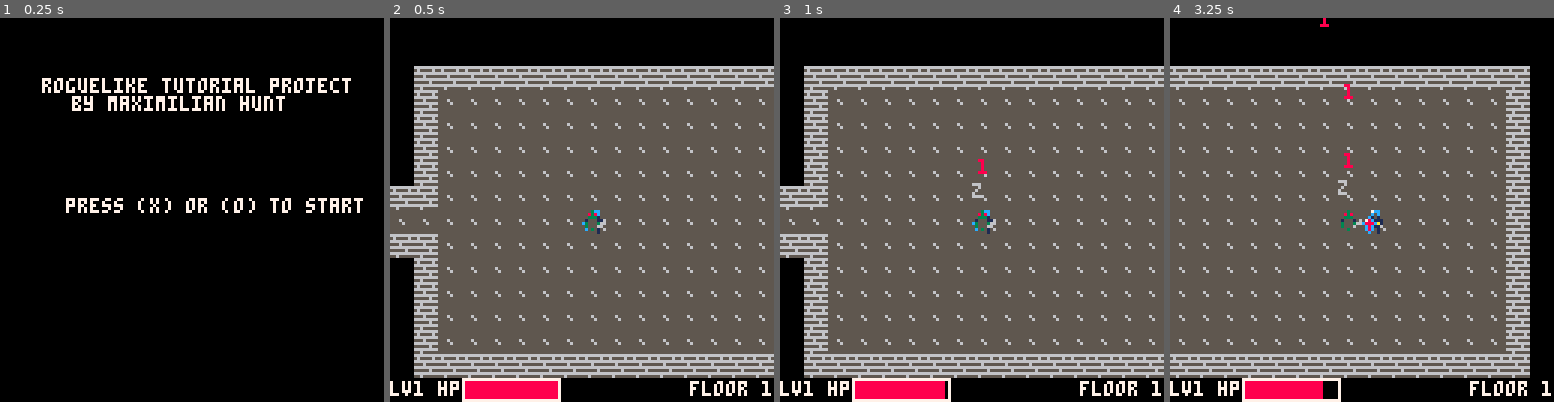
Above: before the commit, frames 1-4 (left to right).
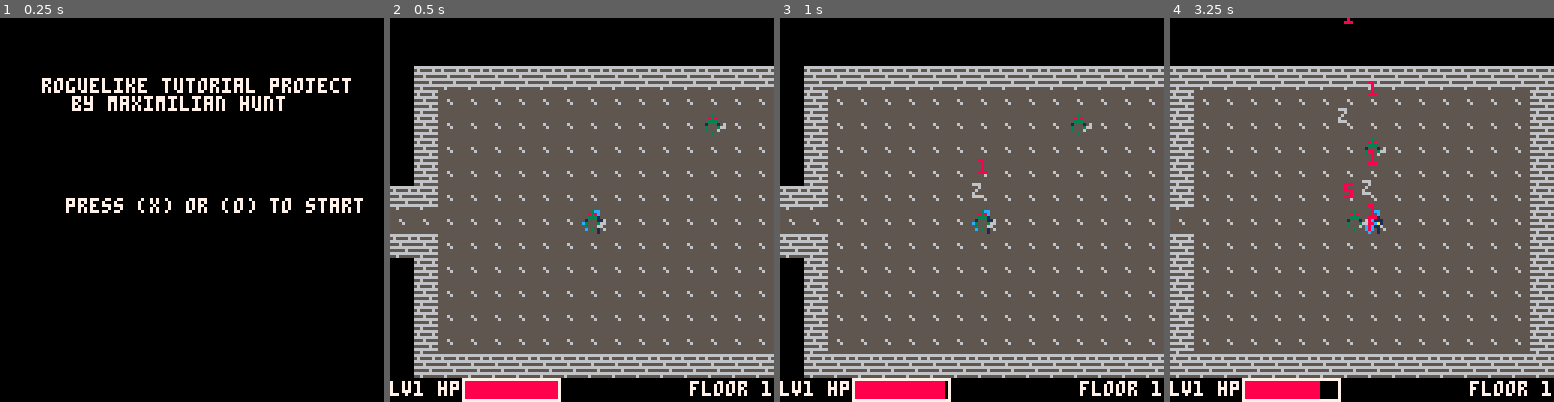
Above: after the commit, the same moments.

Repository: m-r-hunt/Pico-8-Carts
Game: PICO-8 cartridge rlt2021/cart.p8
Same seed, same stepped clock (60 frames per second), same inputs: the game is played once before the commit and once after it.
Inputs:
- Up to frame 1 (0.25 s): no input
- Up to frame 2 (0.5 s): tap X (X key) at 0.33 s
- Up to frame 3 (1 s): tap O (Z key) at 0.7 s
- Up to frame 4 (3.25 s): tap X (X key) at 1.07, 1.85, 2.97 s; hold Right 1.6-2.1 s; tap O (Z key) every 0.4 s from 1.7 to 2.9 s; hold Up 2.15-2.42 s; hold Right 2.47-3.03 s; hold Left from 3.08 s (still down)

Frame 1 is identical in both runs. In frame 2, 0.1% of the frame differs, in the area x 82-88%, y 25-31%; in frame 3, 0.1%; in frame 4, 10%, in the area x 0-100%, y 0-100%.

Commit message:
Vary weights by floor

Diff:
--- a/rlt2021/map.trm.lua
+++ b/rlt2021/map.trm.lua
@@ -110,12 +110,39 @@
 	end
 end
 
-local function placeEntities(room,entities,max_monsters_per_room,max_items_per_room)
-	local n_monsters=flr(rnd(max_monsters_per_room))
-	local n_items=flr(rnd(max_items_per_room))
-
-	local monster_choices={"orc","orc","orc","orc","troll"}
-	local item_choices={"potion","potion","potion","potion","scroll"}
+local max_monsters={2,2,2,3,4}
+local max_items={1,1,1,2,2}
+local monsters={
+	{orc=4,troll=1},
+	{orc=4,troll=1},
+	{orc=3,troll=2},
+	{orc=3,troll=2},
+	{orc=1,troll=1}
+}
+local items={
+	{potion=4,scroll=1},
+	{potion=4,scroll=1},
+	{potion=4,scroll=1},
+	{potion=4,scroll=1},
+	{potion=4,scroll=1}
+}
+
+local function toRndTable(t)
+	local out={}
+	for k,v in pairs(t) do
+		for i=1,v do
+			add(out,k)
+		end
+	end
+	return out
+end
+
+local function placeEntities(room,entities)
+	local n_monsters=flr(rnd(max_monsters[dungeon_level]+1))
+	local n_items=flr(rnd(max_items[dungeon_level]+1))
+
+	local monster_choices=toRndTable(monsters[dungeon_level])
+	local item_choices=toRndTable(items[dungeon_level])
 
 	for i=1,n_monsters do
 		local x=room.x1+1+flr(rnd(room.x2-room.x1-2))
Not shown, changed: rlt2021/map.trm
